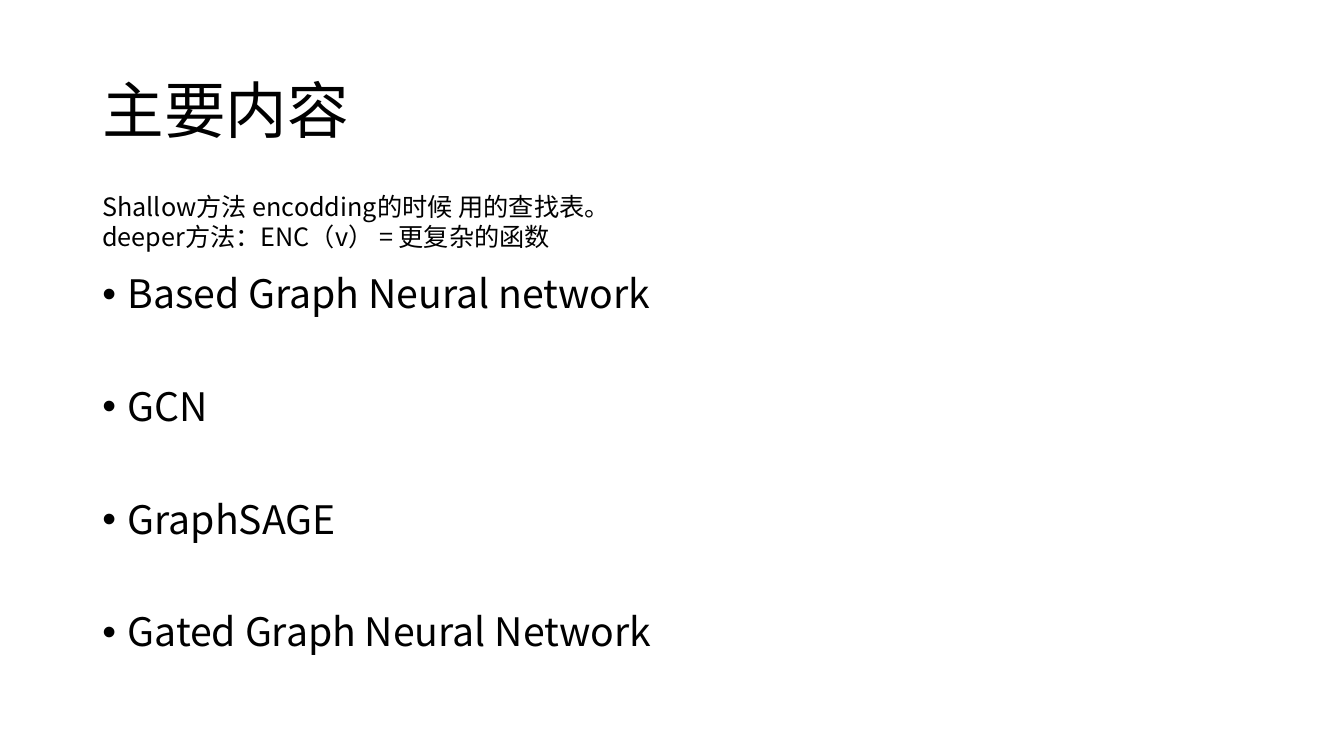
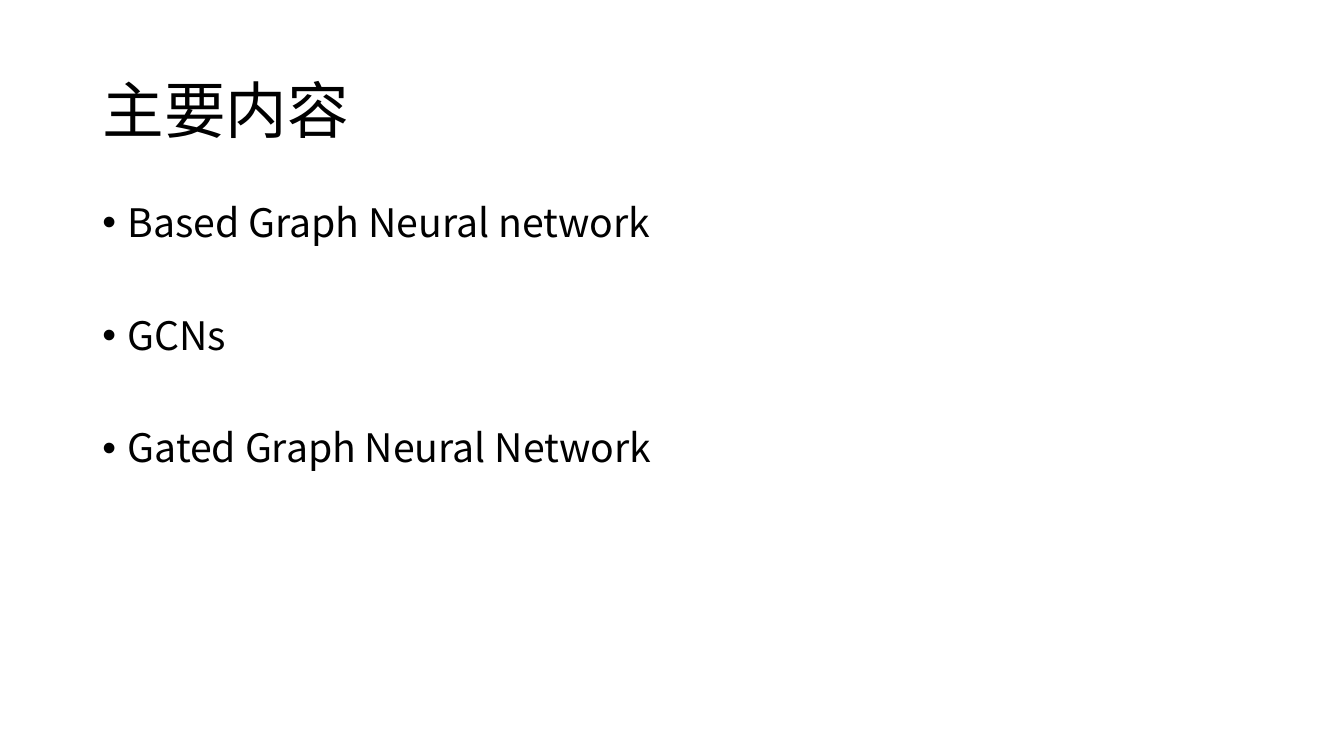
Before and after one commit to shmilysyq/rcmd_paper, a slide deck: slide 16 of embedding/graph embedding/Representation Learning on Graphs.pptx. Drawn at 1344x756 pixels with LibreOffice and Linux fonts; fonts in the diff are those of the drawing. Boxes give left, top, right and bottom in pixels: in the first picture for what was removed or moved away, otherwise in the second. Text is boxed around its words. In the diff, an @@ line names an element or a change of style, - is before the commit and + after.

```diff
--- a/embedding/graph embedding/Representation Learning on Graphs.pptx
+++ b/embedding/graph embedding/Representation Learning on Graphs.pptx
@@ text "Based Graph Neural network" moved from (x1=128, y1=276, x2=651, y2=655) to (x1=128, y1=205, x2=651, y2=471) @@
@@ text removed at (x1=102, y1=194, x2=609, y2=252) @@
-Shallow方法 encodding的时候 用的查找表。
-deeper方法：ENC（v） = 更复杂的函数
@@ text at (x1=128, y1=320, x2=227, y2=351): text changed @@
-• GCN
-• GraphSAGE
+• GCNs
```
Also in this commit, not shown: 15 other slides changed, 13 slides added, 4 slides removed, 2 other files.
